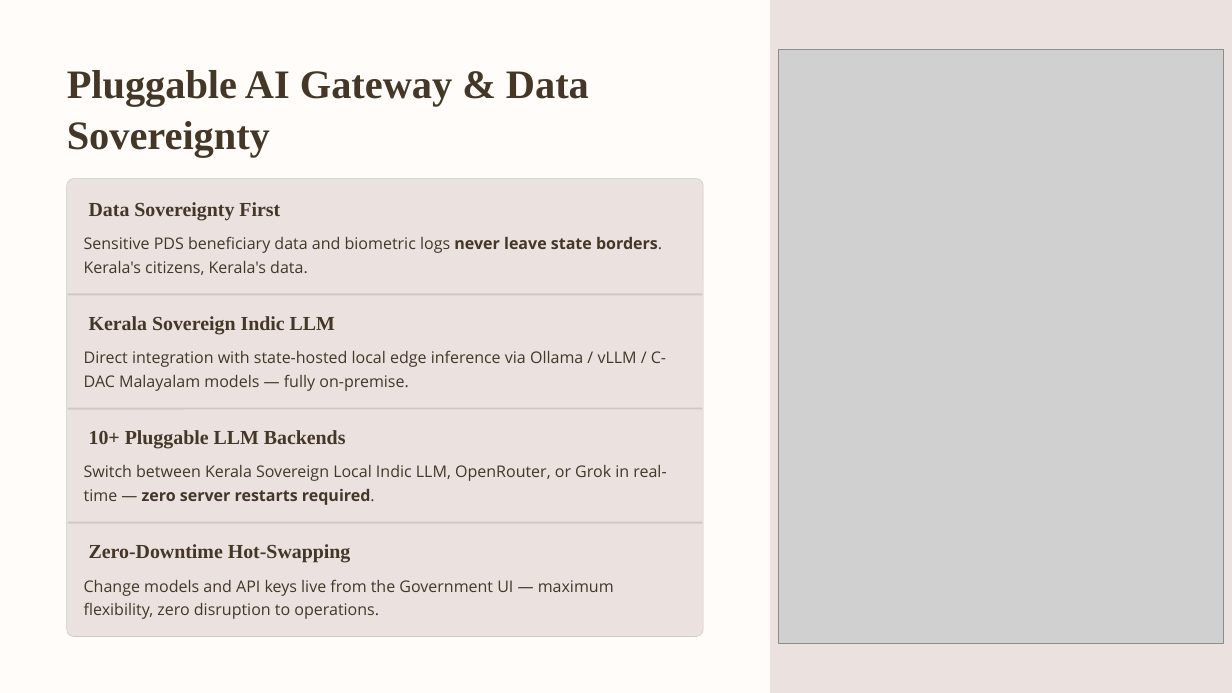
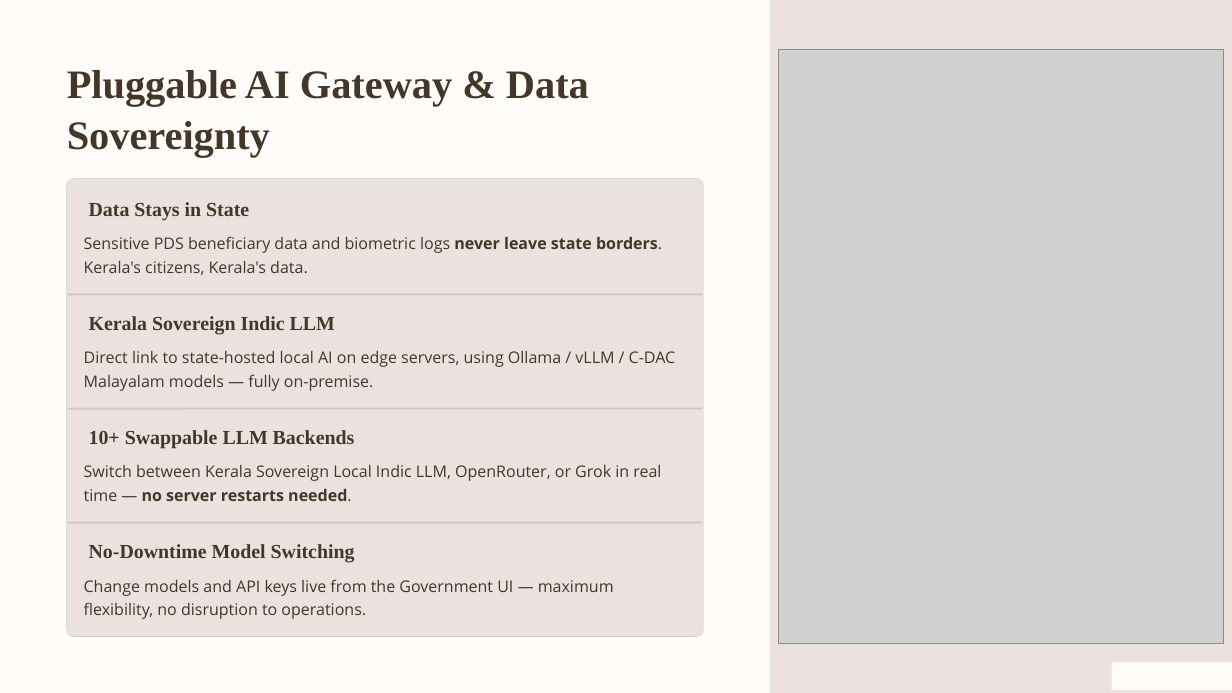
Before and after one commit to amionearth/ARIZON, a slide deck: slide 7 of AriZon-Smart-PDS.pptx. Drawn at 1232x693 pixels with LibreOffice and Linux fonts; fonts in the diff are those of the drawing; grey boxes stand for pictures; background and template pictures are left out. Boxes give left, top, right and bottom in pixels: in the first picture for what was removed or moved away, otherwise in the second. Text is boxed around its words. In the diff, an @@ line names an element or a change of style, - is before the commit and + after.

```diff
--- a/AriZon-Smart-PDS.pptx
+++ b/AriZon-Smart-PDS.pptx
@@ text at (89, 202, 249, 221): text changed @@
-Data Sovereignty First
+Data Stays in State
@@ text at (84, 351, 676, 391): text changed @@
-Direct integration with state-hosted local edge inference via Ollama / vLLM / C-DAC Malayalam models — fully on-premise.
+Direct link to state-hosted local AI on edge servers, using Ollama / vLLM / C-DAC Malayalam models — fully on-premise.
@@ text at (89, 430, 355, 449): text changed @@
-10+ Pluggable LLM Backends
+10+ Swappable LLM Backends
@@ text at (84, 465, 661, 501): text changed @@
-Switch between Kerala Sovereign Local Indic LLM, OpenRouter, or Grok in real-time — zero server restarts required.
+Switch between Kerala Sovereign Local Indic LLM, OpenRouter, or Grok in real time — no server restarts needed.
@@ text at (89, 544, 355, 563): text changed @@
-Zero-Downtime Hot-Swapping
+No-Downtime Model Switching
@@ text at (84, 579, 614, 619): text changed @@
-Change models and API keys live from the Government UI — maximum flexibility, zero disruption to operations.
+Change models and API keys live from the Government UI — maximum flexibility, no disruption to operations.
@@ rectangle added at (1112, 662, 1232, 690), fill #FFFCFA @@
```
Also in this commit, not shown: 7 other slides changed.
